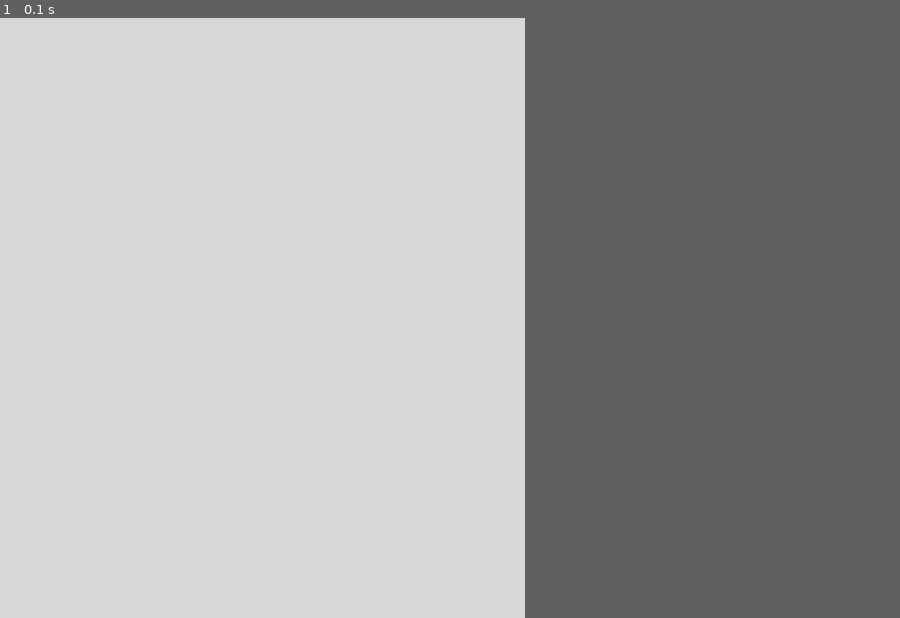
Above: before the commit, frame 1.
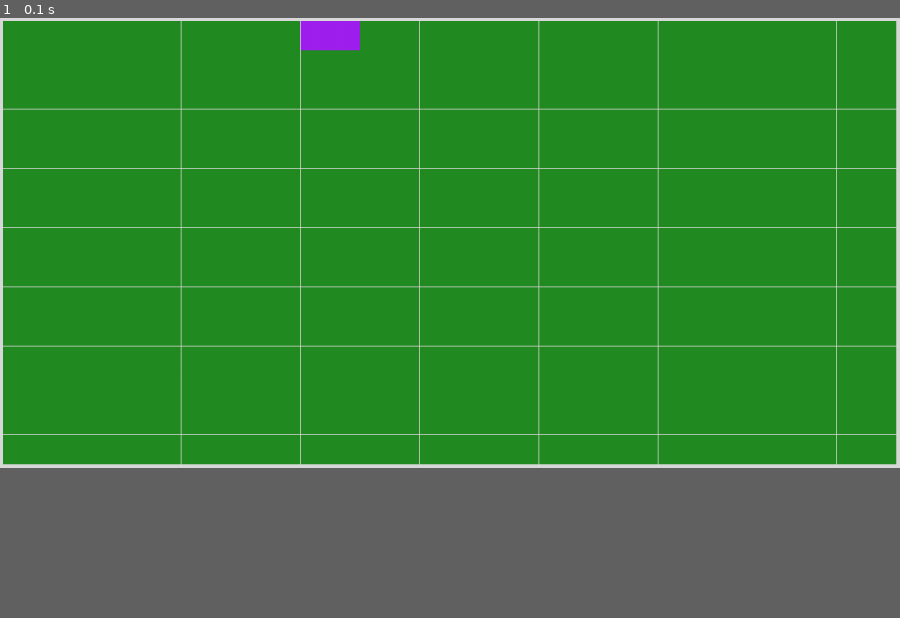
Above: after the commit, the same moment.

Repository: Zelone/pygameLearning
Game: pygame game, started from test1.py
Two runs of this game, one before a commit and one after it. Both use one fixed random seed, a clock stepped at 60 frames per second and the inputs below.
Inputs:
- Up to frame 1 (0.1 s): no input
The window is 525x600 before the commit and 900x450 after it. Grey fills any space a smaller window leaves; there, only what the larger window draws over its background counts as a difference.

The runs differ from the first frame. In frame 1, 45% of the frame differs, in the area x 0-100%, y 0-75%.

Commit message:
testing Rect and boards

Diff:
--- a/test1.py
+++ b/test1.py
@@ -1,8 +1,26 @@
 import pygame
 pygame.init()
 
-def draw(WINDOW,BG_COLOR):
+RANDOM_COLOR = (90,210,148)
+RANDOM_COLOR = (0,0,0)
+def draw(WINDOW,WIDTH,HEIGHT,BG_COLOR,BOARDS,):
     WINDOW.fill(BG_COLOR)
+    for BOARD in BOARDS:
+        x,y,row,col,xo,yo,perh = BOARD['Coords']
+        w = WIDTH - x - xo
+        h = w*perh
+        if h + y +yo > HEIGHT:
+            h= HEIGHT - y - yo
+        wpart , hpart = float(int((w*100)/col))/100 , float(int((h*100)/row))/100
+        w = wpart * col
+        h = hpart * row
+        for i in range(row):
+            for j in range(col):
+                view = BOARD['Views'][BOARD['Background'][i*row+j]]
+                if view['type'] == 'C':
+                    color =  view['color']
+                pygame.draw.rect(WINDOW,color,(x+j*wpart,y +i*hpart ,wpart,hpart))
+
     pygame.display.update()
 
 def main(WIDTH,HEIGHT):
@@ -11,12 +29,28 @@
     WINDOW = pygame.display.set_mode((WIDTH,HEIGHT))#,flag=pygame.OPENGL)
     pygame.display.set_caption(TITLE_TEXT)
     CLOCK= pygame.time.Clock()
+
+    BOARD = {}
+    BOARD['Coords'] =[4,4,15,15,4,4,0.75] #x,y,rows,cols,-x,-y,height=perwidth
+    BOARD['Hidden'] = {i:1 for i in range(BOARD['Coords'][2] * BOARD['Coords'][3])}
+    BOARD['Background'] = {i:1  for i in range(BOARD['Coords'][2] * BOARD['Coords'][3])}
+    BOARD['Background'][5]  = 2
+    BOARD['Machines'] = {}
+    BOARD['Items'] = {}
+    BOARD['Players'] = {}
+    BOARD['Views'] = {}
+    BOARD['Views'][1] = {'type':'C','color':'forestgreen','comment':'background'}
+    BOARD['Views'][2] = {'type':'C','color':'purple','comment':'background'}
+    BOARD['ItemsEntity'] = {}
+    BOARDS=[BOARD]
+    print(BOARDS)
     run = True
     while run:
         for event in pygame.event.get():
             if event.type == pygame.QUIT:
                 run = False
                 break
+
             #if event.type == pygame.KEYDOWN:
             #if event.type == pygame.KEYUP:
             #if event.type == pygame.MOUSEMOTION:
@@ -25,9 +59,10 @@
             #if event.type == pygame.MOUSEBUTTONUP:
 
         CLOCK.tick(60)
-        draw(WINDOW,BG_COLOR)
+        draw(WINDOW,WIDTH,HEIGHT,BG_COLOR,BOARDS)
     pygame.quit()
 
+
 if __name__ == "__main__":
-    WIDTH,HEIGHT = 700,800
+    WIDTH,HEIGHT = 1200,600
     main(WIDTH,HEIGHT)
